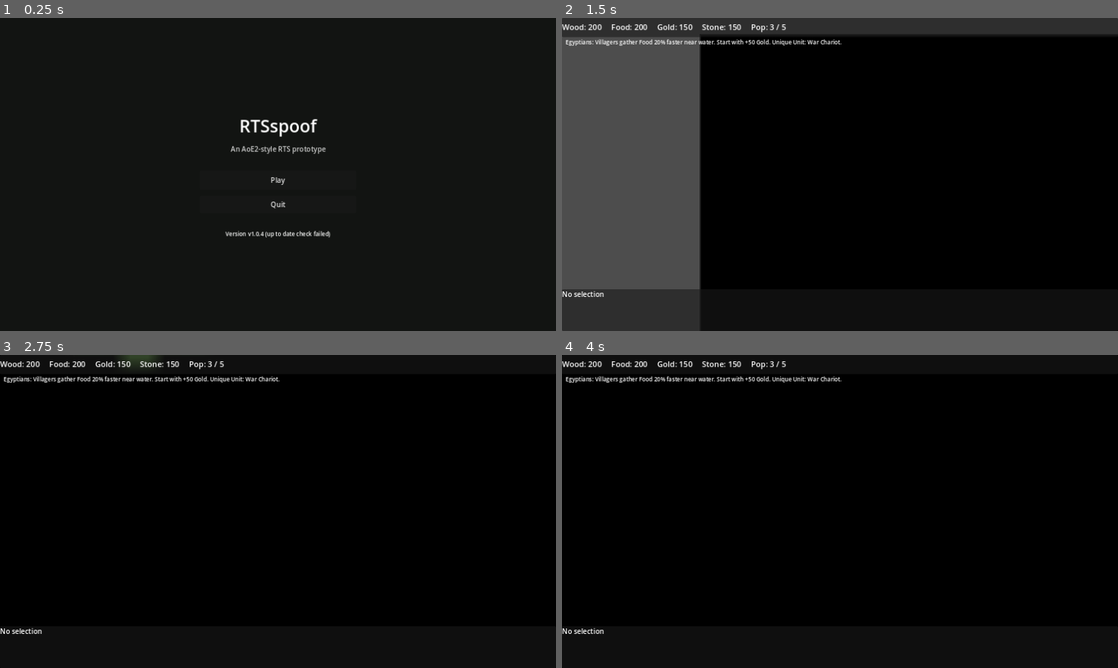
Above: before the commit, frames 1-4 (two rows, left to right).
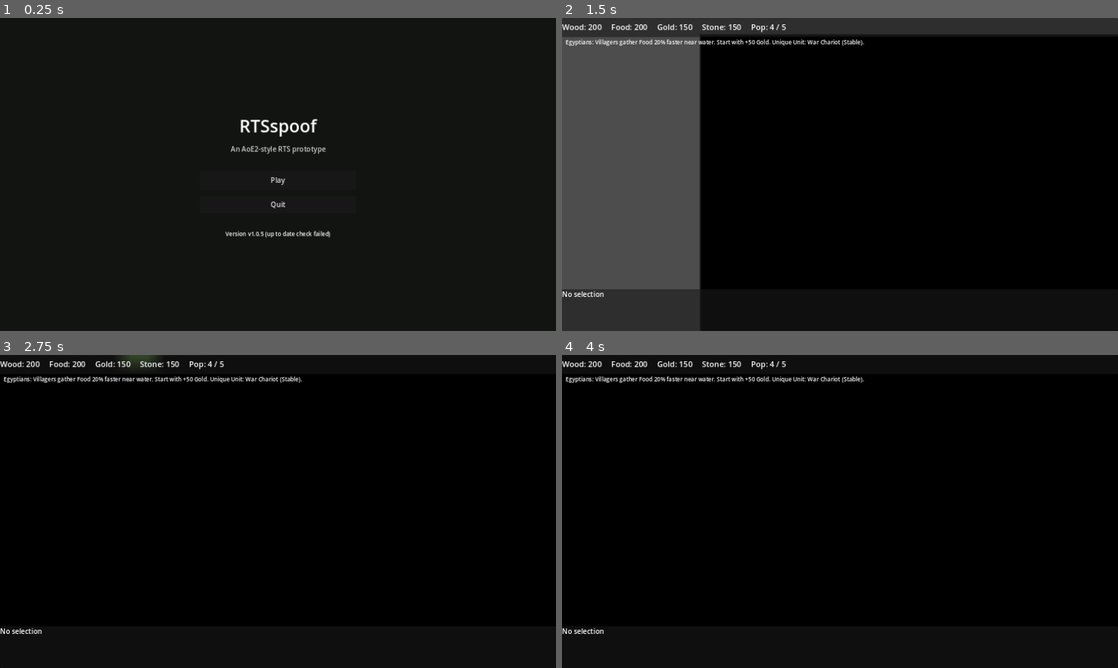
Above: after the commit, the same moments.

Repository: Golden-King05/RTSspoof
Game: Godot game, scene res://Main.tscn
The game is run twice, just before and just after one commit, with the same random seed, the same clock (stepped at 60 frames per second) and the same inputs.
Inputs (mouse positions are in pixels of both pictures, inside the frame that each line leads up to):
- Up to frame 1 (0.25 s): no input
- Up to frame 2 (1.5 s): click "Play" at 0.5 s; click "Start Match" at 1.25 s
- Up to frame 3 (2.75 s): tap Enter at 2 s; move the mouse to (400, 495) at 2.02 s; hold S (cam_down) from 2.03 s (still down); click (400, 495) at 2.17 s
- Up to frame 4 (4 s): release S (cam_down) at 2.75 s; drag from (728, 527) to (812, 574) at 2.77 s; move the mouse to (895, 442) at 3.52 s; hold D (cam_right) from 3.53 s (still down); click (895, 442) at 3.67 s

The runs differ from the first frame. In frame 1, less than 0.1% of the frame differs, in the area x 46-48%, y 68-70%; in frame 2, less than 0.1%; in frame 3, less than 0.1%, in the area x 37-55%, y 2-9%; in frame 4, less than 0.1%.

Commit message:
Add a Stable building, Scout starting unit, and red-tinted unaffordable buttons
Every civ can now build a Stable (like the Barracks, but for cavalry):
it trains three new civ-agnostic units -- Scout (fast, wide vision,
moderate damage but low HP; built for early exploring and harassing
enemy villagers, not real fights), Cavalry (a tankier melee horseman)
and Horse Archer (fast ranged cavalry). Every player also now starts
the match with one Scout already on the field, alongside the usual
3 villagers. The Egyptian War Chariot unique unit moves from the
Barracks to the Stable (GameData's old barracks_unique bool is
replaced with a general unique_unit_building field so a civ's unique
unit can name any building). AIController gains a _maybe_build_stable
alongside _maybe_build_barracks, and _maybe_train_military now loops
over both military buildings instead of just the Barracks.

Also: any build/train button the player can't currently afford is now
tinted red (ui/CostButton.gd, a Button subclass), and hovering it shows
a cost breakdown tooltip with the specific short resource(s) in red --
Godot's default tooltip is plain text, hence the custom rich-tooltip
override. Button tinting stays live as resources change, not just on
reselect.

Co-Authored-By: Claude Sonnet 5 <noreply@anthropic.com>
Claude-Session: https://claude.ai/code/session_01WJRC2qEvqiYQPAt5hQkyBm

Diff:
--- a/Main.gd
+++ b/Main.gd
@@ -215,6 +215,24 @@
 	var wood_before: float = ps.resources.wood
 	await get_tree().create_timer(0.5).timeout
 	print("[sim] wood after depositing at lumberjack: ", ps.resources.wood, " (expect +7 from ", wood_before, ")")
+
+	# Stable test: every civ can train Scout/Cavalry/Horse Archer there, and
+	# Egyptians specifically get the War Chariot moved there off the Barracks.
+	var stable := RTSBuilding.new()
+	world.add_child(stable)
+	stable.global_position = HUMAN_START + Vector2(-300, -300)
+	stable.setup("stable", GameManager.HUMAN_ID, false)
+	var stable_options: Array = GameData.trainable_units_for_building("stable", ps.civ_id)
+	print("[sim] stable trainable for %s: %s" % [ps.civ_id, stable_options])
+	print("[sim] stable offers scout/cavalry/horse_archer: ", stable_options.has("scout") and stable_options.has("cavalry") and stable_options.has("horse_archer"), " (expect true)")
+	if ps.civ_id == "egyptian":
+		print("[sim] egyptian war_chariot trainable at stable: ", stable_options.has("war_chariot"), " (expect true)")
+		print("[sim] egyptian war_chariot NOT trainable at barracks: ", not GameData.trainable_units_for_building("barracks", ps.civ_id).has("war_chariot"), " (expect true)")
+	ps.resources.gold += 500
+	ps.resources.food += 500
+	var gold_before: float = ps.resources.gold
+	var queued: bool = stable.queue_train("scout")
+	print("[sim] queued scout at stable: ", queued, " gold spent=", gold_before - ps.resources.gold, " queue_size=", stable.train_queue.size())
 
 	# Aquilifer aura test (Roman-only mechanic): a nearby soldier should be
 	# buffed while it lives, debuffed the instant it dies, and the debuff
@@ -390,6 +408,13 @@
 		v.global_position = pos + Vector2(cos(ang), sin(ang)) * 70.0
 		v.setup("villager", player_id)
 
+	# Every civ starts the match with one Scout already on the field, ready
+	# to explore and harass before a Stable is even built.
+	var scout := RTSUnit.new()
+	world.add_child(scout)
+	scout.global_position = pos + Vector2(90, -90)
+	scout.setup("scout", player_id)
+
 
 ## Resources are grown as grid-aligned clumps (see MapGenerator): one of
 ## each type guaranteed near every base, the rest -- trees included, as
--- a/ai/AIController.gd
+++ b/ai/AIController.gd
@@ -43,6 +43,7 @@
 	_maybe_train_town_center_unique(ps, reserved)
 	_maybe_build_house(ps, reserved)
 	_maybe_build_barracks(ps, reserved)
+	_maybe_build_stable(ps, reserved)
 	_maybe_build_farm(ps, reserved)
 	_maybe_build_resource_camps(ps, reserved)
 	_maybe_train_military(ps, reserved)
@@ -218,6 +219,17 @@
 		_reserve(reserved, cost)
 
 
+func _maybe_build_stable(ps: PlayerState, reserved: Dictionary) -> void:
+	for b in ps.buildings:
+		if is_instance_valid(b) and b.building_type == "stable":
+			return
+	var cost: Dictionary = GameData.get_building_stats("stable").get("cost", {})
+	if _can_afford_with_reserve(ps, cost, reserved):
+		_build_building(ps, "stable")
+	else:
+		_reserve(reserved, cost)
+
+
 ## Keeps roughly one Farm per four villagers, with no upper limit -- as the
 ## workforce grows (see _target_villagers), so does the farm count, which is
 ## what keeps food income scaling into the late game once wild resources
@@ -346,13 +358,16 @@
 	builder.order_construct(b)
 
 
+const MILITARY_BUILDING_TYPES := ["barracks", "stable"]
+
+
 ## Lowest priority spender: only trains with whatever's left after every
 ## higher-priority need above has staked its claim on `reserved`.
 func _maybe_train_military(ps: PlayerState, reserved: Dictionary) -> void:
 	for b in ps.buildings:
-		if is_instance_valid(b) and b.building_type == "barracks" and not b.under_construction:
+		if is_instance_valid(b) and MILITARY_BUILDING_TYPES.has(b.building_type) and not b.under_construction:
 			if b.train_queue.size() < 2:
-				var options: Array = GameData.trainable_units_for_building("barracks", ps.civ_id)
+				var options: Array = GameData.trainable_units_for_building(b.building_type, ps.civ_id)
 				options = options.filter(func(unit_type: String) -> bool:
 					var cost: Dictionary = GameData.get_unit_stats(unit_type).get("cost", {})
 					return _can_afford_with_reserve(ps, cost, reserved)
--- a/autoload/GameData.gd
+++ b/autoload/GameData.gd
@@ -108,6 +108,38 @@
 		"aura_debuff_on_death": {"armor": -2, "attack": -3, "attack_speed_mult": 0.8},
 		"aura_debuff_duration": 600.0,
 	},
+	## Every civ's starting unit -- one spawns alongside the villagers at the
+	## very beginning of the match (see Main.gd's _spawn_start_base) -- and
+	## also trainable at the Stable once built. Weak and cheap on purpose:
+	## fast enough to scout the map and harass an enemy's villagers early,
+	## but not meant to hold its own in a real fight.
+	"scout": {
+		"display_name": "Scout",
+		"max_hp": 35, "attack": 5, "armor": 0, "attack_range": 16.0,
+		"move_speed": 165.0, "attack_cooldown": 1.4, "is_ranged": false,
+		"cost": {"food": 50, "gold": 15}, "train_time": 16.0, "pop_cost": 1,
+		"radius": 10.0, "vision_range": 260.0,
+		"gather_rate": 0.0, "carry_capacity": 0, "civ_only": "",
+		"can_build": false, "can_gather": false,
+	},
+	"cavalry": {
+		"display_name": "Cavalry",
+		"max_hp": 65, "attack": 9, "armor": 1, "attack_range": 16.0,
+		"move_speed": 130.0, "attack_cooldown": 1.1, "is_ranged": false,
+		"cost": {"food": 70, "gold": 50}, "train_time": 26.0, "pop_cost": 1,
+		"radius": 12.0, "vision_range": 170.0,
+		"gather_rate": 0.0, "carry_capacity": 0, "civ_only": "",
+		"can_build": false, "can_gather": false,
+	},
+	"horse_archer": {
+		"display_name": "Horse Archer",
+		"max_hp": 40, "attack": 6, "armor": 0, "attack_range": 130.0,
+		"move_speed": 135.0, "attack_cooldown": 1.5, "is_ranged": true,
+		"cost": {"wood": 30, "gold": 55}, "train_time": 28.0, "pop_cost": 1,
+		"radius": 10.0, "vision_range": 180.0,
+		"gather_rate": 0.0, "carry_capacity": 0, "civ_only": "",
+		"can_build": false, "can_gather": false,
+	},
 }
 
 ## Building stat table.
@@ -133,6 +165,13 @@
 		"drop_off_types": [], "radius": 40.0, "vision_range": 160.0,
 		"raid_resource": "wood",
 	},
+	"stable": {
+		"display_name": "Stable",
+		"max_hp": 280, "cost": {"wood": 140}, "build_time": 32.0,
+		"provides_pop": 0, "can_train": ["scout", "cavalry", "horse_archer"],
+		"drop_off_types": [], "radius": 40.0, "vision_range": 160.0,
+		"raid_resource": "wood",
+	},
 	"farm": {
 		"display_name": "Farm",
 		"max_hp": 80, "cost": {"wood": 60}, "build_time": 12.0,
@@ -175,8 +214,8 @@
 		"house_pop_bonus": 0,
 		"ranged_range_bonus": 1.0,
 		"unique_unit": "war_chariot",
-		"barracks_unique": true,
-		"bonus_text": "Villagers gather Food 20% faster near water. Start with +50 Gold. Unique Unit: War Chariot.",
+		"unique_unit_building": "stable",
+		"bonus_text": "Villagers gather Food 20% faster near water. Start with +50 Gold. Unique Unit: War Chariot (Stable).",
 	},
 	"british": {
 		"display_name": "British",
@@ -186,7 +225,7 @@
 		"house_pop_bonus": 5,
 		"ranged_range_bonus": 1.2,
 		"unique_unit": "longbowman",
-		"barracks_unique": true,
+		"unique_unit_building": "barracks",
 		"bonus_text": "Houses support +5 extra Population. Archers fire 20% farther. Unique Unit: Longbowman.",
 	},
 	"achaemenid": {
@@ -198,7 +237,7 @@
 		"ranged_range_bonus": 1.0,
 		"move_speed_bonus": 1.15,
 		"unique_unit": "immortal",
-		"barracks_unique": true,
+		"unique_unit_building": "barracks",
 		"bonus_text": "All units move 15% faster. Start with +100 Gold. Unique Unit: Immortal.",
 	},
 	"viking": {
@@ -210,7 +249,7 @@
 		"ranged_range_bonus": 1.0,
 		"raid_bonus": {"damage_per_chunk": 10.0, "resource_per_chunk": 1.0, "gold_per_chunk": 0.5},
 		"unique_unit": "berserker",
-		"barracks_unique": true,
+		"unique_unit_building": "barracks",
 		"bonus_text": "Raiding: every 10 damage dealt to an enemy building loots 1 Wood/Stone (by building type) + 0.5 Gold. Start with +40 Wood. Unique Unit: Berserker.",
 	},
 	"roman": {
@@ -223,7 +262,7 @@
 		"construction_speed_bonus": 1.3,
 		"building_hp_bonus": 1.2,
 		"unique_unit": "legionary",
-		"barracks_unique": true,
+		"unique_unit_building": "barracks",
 		"town_center_unique": "aquilifer",
 		"bonus_text": "Buildings are constructed 30% faster and have 20% more HP. Start with +30 Stone. Unique Units: Legionary (Barracks), Aquilifer (Town Center).",
 	},
@@ -279,13 +318,10 @@
 	return restriction == "" or restriction == civ_id
 
 
-## `barracks_unique`/`unique_unit` and `town_center_unique` are two
-## independent slots -- a civ can have a Barracks-trained unique unit, a
-## Town-Center-trained one, both, or neither. Note `town_center_unique`
-## holds a unit-type *string* directly (unlike `barracks_unique`, which is
-## just a bool paired with the separate `unique_unit` key) -- don't try to
-## generalize these into one `"<building>_unique"` lookup, since
-## `"barracks_unique"` is already taken as that bool flag's exact key name.
+## `unique_unit`/`unique_unit_building` and `town_center_unique` are two
+## independent slots -- a civ can have one regular unique unit (trained at
+## whichever building `unique_unit_building` names, e.g. "barracks" or
+## "stable") plus a separate Town-Center-trained one, both, or neither.
 static func trainable_units_for_building(building_type: String, civ_id: String) -> Array:
 	var stats: Dictionary = get_building_stats(building_type)
 	var result: Array = []
@@ -293,10 +329,9 @@
 		if unit_available_for_civ(unit_type, civ_id):
 			result.append(unit_type)
 	var civ: Dictionary = get_civ_data(civ_id)
-	if building_type == "barracks" and civ.get("barracks_unique", false):
-		var unique_unit: String = civ.get("unique_unit", "")
-		if unique_unit != "" and not result.has(unique_unit):
-			result.append(unique_unit)
+	var unique_unit: String = civ.get("unique_unit", "")
+	if unique_unit != "" and civ.get("unique_unit_building", "barracks") == building_type and not result.has(unique_unit):
+		result.append(unique_unit)
 	if building_type == "town_center":
 		var tc_unique: String = civ.get("town_center_unique", "")
 		if tc_unique != "" and not result.has(tc_unique):
--- /dev/null
+++ b/ui/CostButton.gd
@@ -0,0 +1,38 @@
+extends Button
+class_name CostButton
+## A Button for a build/train action with a resource cost: tints itself red
+## when the player can't currently afford it, and shows a hover tooltip
+## breaking the cost down with the specific short resource(s) in red.
+## Godot's default tooltip is plain text and can't render color, hence the
+## `_make_custom_tooltip` override.
+
+const SHORT_COLOR := Color(1.0, 0.36, 0.36)
+
+var cost: Dictionary = {}
+var player_state: PlayerState
+
+
+func refresh_afford_state() -> void:
+	var can_afford: bool = cost.is_empty() or (player_state != null and player_state.can_afford(cost))
+	modulate = Color(1.0, 1.0, 1.0) if can_afford else Color(1.0, 0.55, 0.55)
+
+
+func _make_custom_tooltip(_for_text: String) -> Object:
+	if cost.is_empty():
+		return null
+	var rtl := RichTextLabel.new()
+	rtl.bbcode_enabled = true
+	rtl.fit_content = true
+	rtl.custom_minimum_size = Vector2(10, 10)
+	rtl.add_theme_font_size_override("normal_font_size", 13)
+	var parts: Array = []
+	for res_type in cost.keys():
+		var need: float = cost[res_type]
+		var have: float = player_state.resources.get(res_type, 0.0) if player_state else 0.0
+		var label: String = "%d %s" % [int(need), String(res_type).capitalize()]
+		if player_state and have < need:
+			parts.append("[color=#%s]%s[/color]" % [SHORT_COLOR.to_html(false), label])
+		else:
+			parts.append(label)
+	rtl.text = "Cost: %s" % ", ".join(parts)
+	return rtl
--- a/ui/HUD.gd
+++ b/ui/HUD.gd
@@ -21,10 +21,20 @@
 	var ps: PlayerState = GameManager.get_player(player_id)
 	if ps:
 		ps.resources_changed.connect(_refresh_resources)
+		ps.resources_changed.connect(_refresh_affordability)
 		ps.population_changed.connect(_refresh_resources)
 	_build_ui()
 	_refresh_resources()
 	_refresh_panel()
+
+
+## Re-tints the currently shown action buttons red/normal as resources
+## change, without rebuilding the whole panel (which would also interrupt
+## an open tooltip).
+func _refresh_affordability() -> void:
+	for c in _action_box.get_children():
+		if c is CostButton:
+			c.refresh_afford_state()
 
 
 func _build_ui() -> void:
@@ -131,11 +141,12 @@
 			can_build_any = true
 			break
 	if can_build_any:
-		const BUILDABLE_TYPES := ["house", "barracks", "farm", "lumberjack", "mine_camp", "windmill"]
+		const BUILDABLE_TYPES := ["house", "barracks", "stable", "farm", "lumberjack", "mine_camp", "windmill"]
 		for building_type in BUILDABLE_TYPES:
 			var stats: Dictionary = GameData.get_building_stats(building_type)
 			var captured_type: String = building_type
-			_add_button("Build %s (%s)" % [stats.get("display_name", building_type), _cost_str(stats.get("cost", {}))], func() -> void: selection_manager.start_placement(captured_type))
+			var build_cost: Dictionary = stats.get("cost", {})
+			_add_button("Build %s (%s)" % [stats.get("display_name", building_type), _cost_str(build_cost)], func() -> void: selection_manager.start_placement(captured_type), build_cost)
 
 
 func _show_building_actions(building) -> void:
@@ -167,9 +178,10 @@
 	for unit_type in trainable:
 		var captured_type: String = unit_type
 		var u_stats: Dictionary = GameData.get_unit_stats(captured_type)
-		var label_text: String = "Train %s (%s)" % [u_stats.get("display_name", captured_type), _cost_str(u_stats.get("cost", {}))]
+		var train_cost: Dictionary = u_stats.get("cost", {})
+		var label_text: String = "Train %s (%s)" % [u_stats.get("display_name", captured_type), _cost_str(train_cost)]
 		var captured_building = building
-		_add_button(label_text, func() -> void: captured_building.queue_train(captured_type))
+		_add_button(label_text, func() -> void: captured_building.queue_train(captured_type), train_cost)
 
 
 func _cost_str(cost: Dictionary) -> String:
@@ -181,8 +193,17 @@
 	return ", ".join(parts)
 
 
-func _add_button(text: String, callback: Callable) -> void:
-	var btn := Button.new()
+func _add_button(text: String, callback: Callable, cost: Dictionary = {}) -> void:
+	var btn: Button
+	if cost.is_empty():
+		btn = Button.new()
+	else:
+		var cb := CostButton.new()
+		cb.cost = cost
+		cb.player_state = GameManager.get_player(player_id)
+		cb.tooltip_text = "Cost: %s" % _cost_str(cost)
+		cb.refresh_afford_state()
+		btn = cb
 	btn.text = text
 	btn.pressed.connect(callback)
 	_action_box.add_child(btn)
--- a/ui/MainMenu.gd
+++ b/ui/MainMenu.gd
@@ -12,7 +12,7 @@
 ## Bump this (and push a matching releases/latest/VERSION + RTSspoof.exe,
 ## see the README's "Publishing a new Windows build" section) whenever a
 ## new build goes out, so running copies can tell they're out of date.
-const CURRENT_VERSION := "v1.0.4"
+const CURRENT_VERSION := "v1.0.5"
 const RAW_BASE := "https://raw.githubusercontent.com/Golden-King05/RTSspoof/claude/rts-aoe2-clone-game-8k7moo/releases/latest"
 const VERSION_CHECK_URL := RAW_BASE + "/VERSION"
 const EXE_DOWNLOAD_URL := RAW_BASE + "/RTSspoof.exe"
Not shown, changed: README.md
Not shown, changed: releases/latest/RTSspoof.exe
Not shown, changed: releases/latest/VERSION
